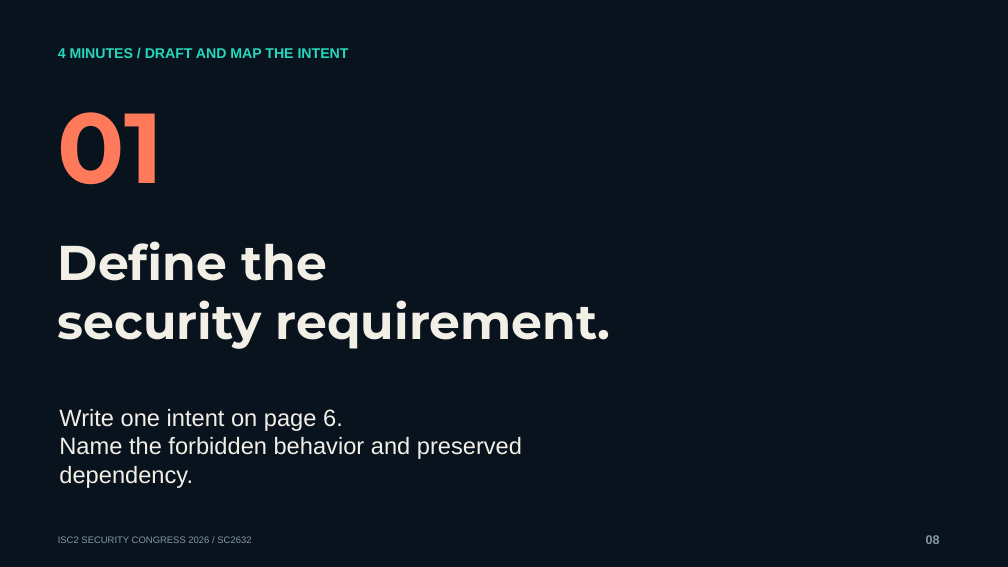
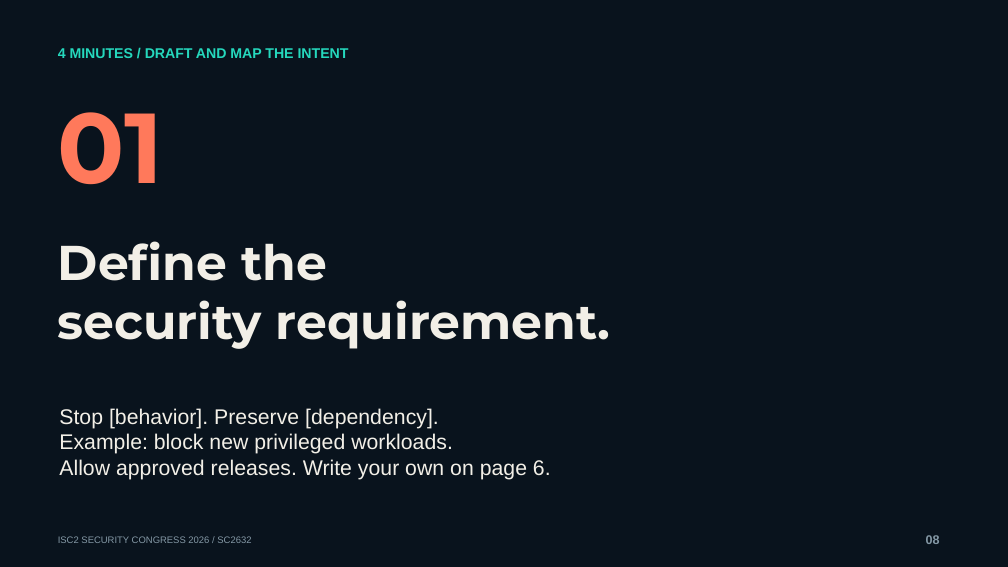
Before and after one commit to mgunjan/sc2632-tabletop, a slide deck: slide 8 of submission/2026-10-13/SC2632-session-four-cases.pptx. Drawn at 1008x567 pixels with LibreOffice and Linux fonts; fonts in the diff are those of the drawing; background and template pictures are left out. Boxes give left, top, right and bottom in pixels: in the first picture for what was removed or moved away, otherwise in the second. Text is boxed around its words. In the diff, an @@ line names an element or a change of style, - is before the commit and + after.

```diff
--- a/submission/2026-10-13/SC2632-session-four-cases.pptx
+++ b/submission/2026-10-13/SC2632-session-four-cases.pptx
@@ text at [59, 408, 551, 480]: text changed; size 22.5 to 20.2 pt @@
-Write one intent on page 6.
-Name the forbidden behavior and preserved dependency.
+Stop [behavior]. Preserve [dependency].
+Example: block new privileged workloads.
+Allow approved releases. Write your own on page 6.
```
Also in this commit, not shown: 12 other slides changed, 2 slides added, 2 slides removed, 14 other files.
